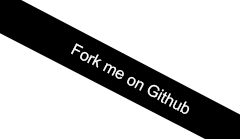
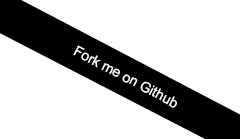
Layer changes from the first 240×139 image to the second:
painted on "Fork me on Github" over [71, 43, 190, 114]
